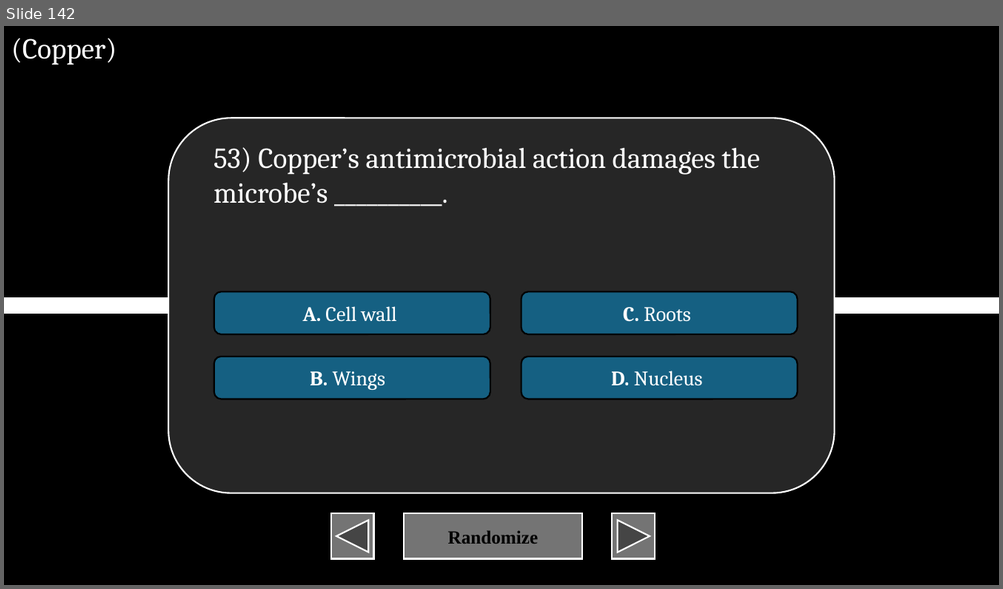
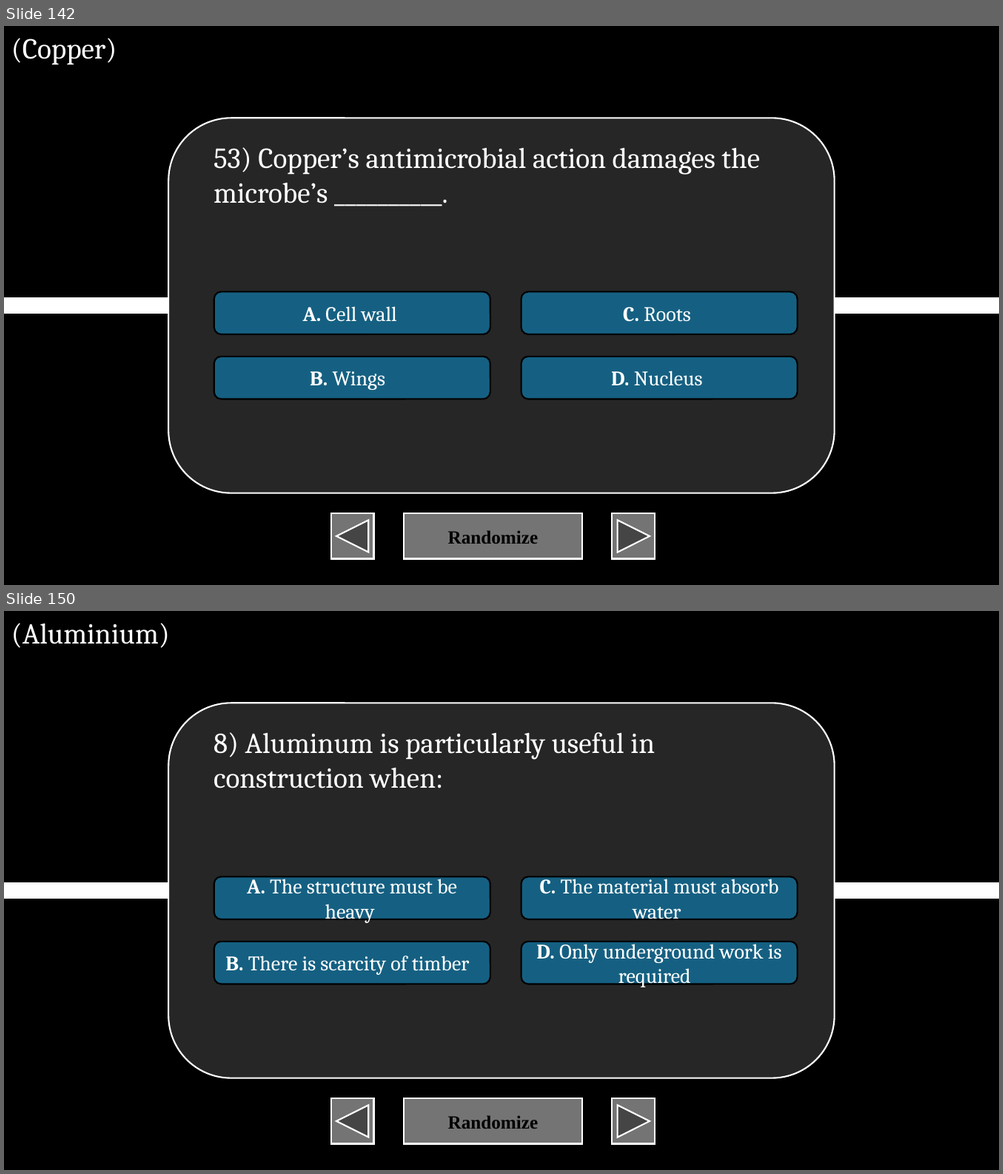
Before and after one commit to XIvanSolomonX/Archi-Reviewer, a slide deck: BU.pptm. Shown one above the other, each under a label of ours: slide 142 before the commit, slides 142 and 150 after it; the slides between them are not shown. The pictures are 1003x589 and 1003x1174 pixels, drawn with LibreOffice and Linux fonts; fonts in the diff are those of the drawing. Boxes give left, top, right and bottom in pixels: in the first picture for what was removed or moved away, otherwise in the second. Text is boxed around its words. In the diff, an @@ line names an element or a change of style, - is before the commit and + after.

```diff
--- a/BU.pptm
+++ b/BU.pptm
@@ slide 150 added at box(4, 611, 999, 1170), background #000000 @@
@@ text added at box(11, 623, 170, 648), 28 pt, text #FFFFFF @@
+(Aluminium)
@@ rounded rectangle added at box(168, 703, 834, 1078), fill #262626, outline #FFFFFF 1.5 pt @@
@@ text added at box(213, 732, 654, 789), 28 pt, text #FFFFFF @@
+8) Aluminum is particularly useful in construction when:
@@ rounded rectangle added at box(214, 877, 490, 919), fill #156082, outline #000000 1.5 pt, 20 pt, text #FFFFFF @@
+A. The structure must be heavy
@@ rounded rectangle added at box(521, 877, 797, 919), fill #156082, outline #000000 1.5 pt, 20 pt, text #FFFFFF @@
+C. The material must absorb water
@@ line added from (4, 891) to (999, 891), #FFFFFF 16 pt @@
@@ rounded rectangle added at box(214, 942, 490, 984), fill #156082, outline #000000 1.5 pt, 20 pt, text #FFFFFF @@
+B. There is scarcity of timber
@@ rounded rectangle added at box(521, 942, 797, 984), fill #156082, outline #000000 1.5 pt, 20 pt, text #FFFFFF @@
+D. Only underground work is required
@@ action button back previous added at box(331, 1099, 373, 1145), fill #747474, outline #FFFFFF 1.5 pt @@
@@ action button blank added at box(404, 1099, 582, 1145), fill #747474, outline #FFFFFF 1.5 pt, 18 pt, text #000000, bold @@
+Randomize
@@ action button forward next added at box(612, 1099, 654, 1145), fill #747474, outline #FFFFFF 1.5 pt @@
```
Also in this commit, not shown: 2 slides changed, 83 other slides added, 4 other files.
